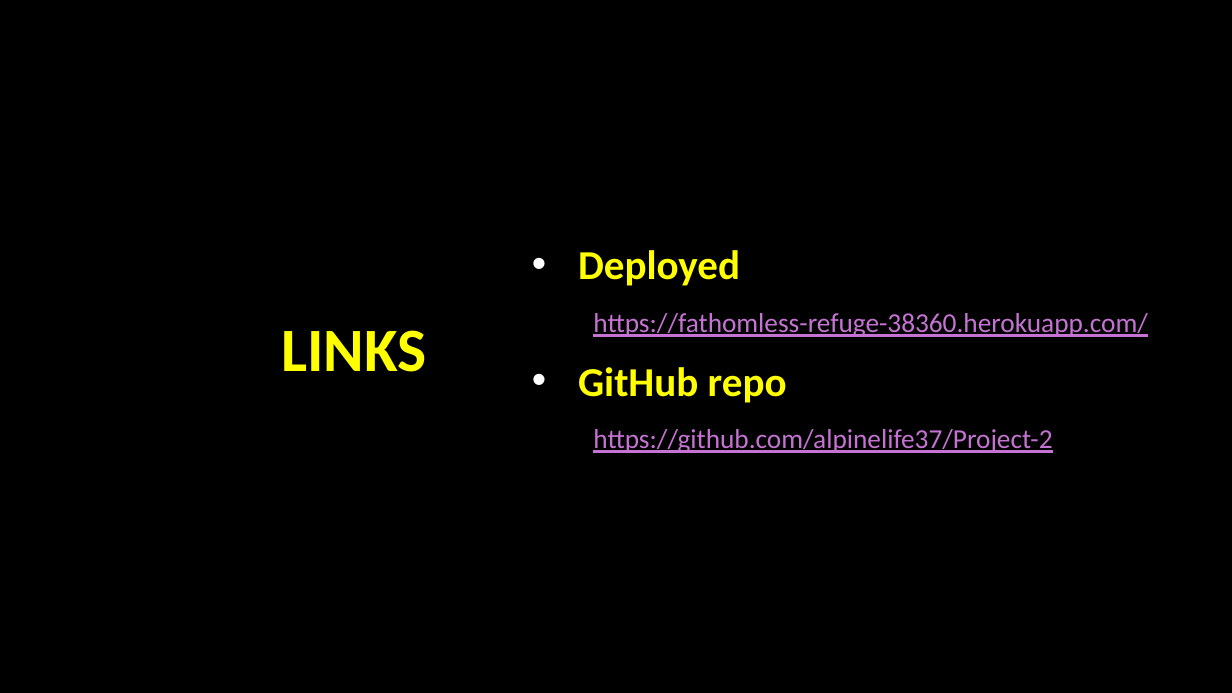
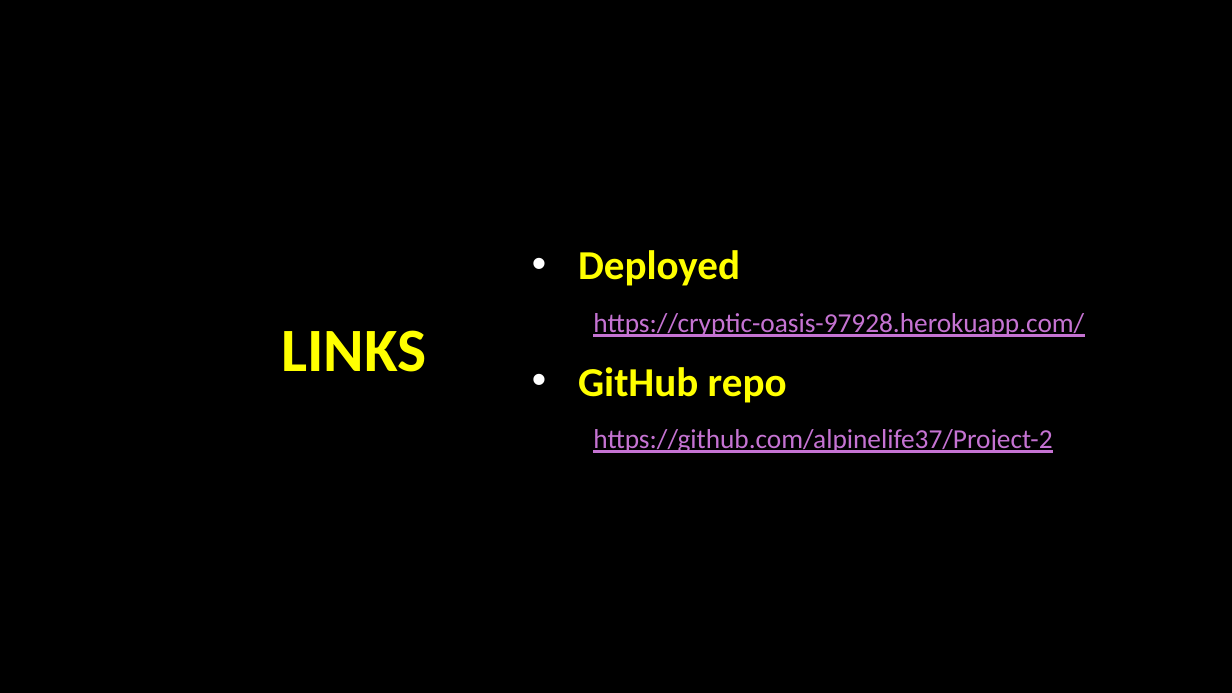
Before and after one commit to alpinelife37/Project-2, a slide deck: slide 7 of Project 2.pptx. Drawn at 1232x693 pixels with LibreOffice and Linux fonts; fonts in the diff are those of the drawing; background and template pictures are left out. Boxes give left, top, right and bottom in pixels: in the first picture for what was removed or moved away, otherwise in the second. Text is boxed around its words. In the diff, an @@ line names an element or a change of style, - is before the commit and + after.

Commit message:
updated powerpoint heroku link

```diff
--- a/Project 2.pptx
+++ b/Project 2.pptx
@@ text at [593,313,1084,337]: text changed @@
-https://fathomless-refuge-38360.herokuapp.com/
+https://cryptic-oasis-97928.herokuapp.com/
```
